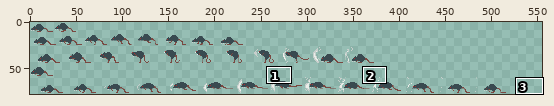
A sprite sheet gets an edit: assets/sprites/atlas.png. The picture above shows the old version from afar; the outline marks the close-up.
Close-up. Before:
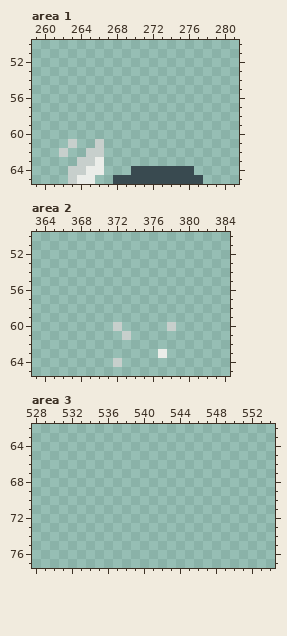
The file is 555x64 pixels. Shown: area 1: x 259..281, y 50..65; area 2: x 363..384, y 50..65; area 3: x 528..554, y 62..77. The old version is drawn lined up with the new one. The commit also changed other parts of the picture, which this record leaves out.
Now the later version:
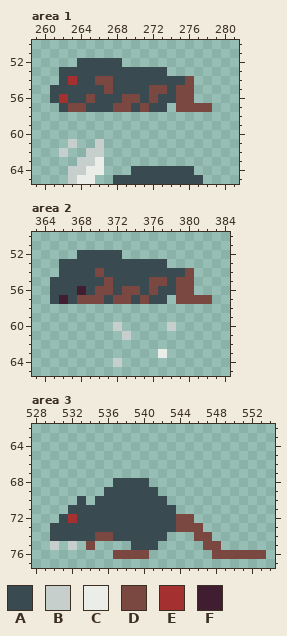
Palette (. is transparent): A #394a50  B #c7cfcc  C #ebede9  D #7a4841  E #a53030  F #411d31
Change:
canvas 555x64 -> 555x78; drawings rearranged on the sheet (the old picture shows each at its new place)
Area 1:
The author put colour A in row 52 at x 264 to 268; in row 53 at x 262 to 273; in row 54 at x 262, 264 to 265 and 268 to 275; in row 55 at x 261 to 266, 268 to 271 and 274; in row 56 at x 261, 263 to 264, 266 to 268, 271 and 273 to 274; in row 57 at x 262, 265 to 267, 270 and 272 to 273.
The author put colour D in row 54 at x 266 to 267 and 276; in row 55 at x 267, 272 to 273 and 275 to 276; in row 56 at x 265, 269 to 270, 272 and 275 to 276; in row 57 at x 263 to 264, 268 to 269, 271 and 275 to 278.
The author put colour E in row 54 at x 263; in row 56 at x 262.
Area 2:
The author put colour A in row 52 at x 368 to 372; in row 53 at x 366 to 377; in row 54 at x 366 to 369 and 371 to 379; in row 55 at x 365 to 370, 372 to 375 and 378; in row 56 at x 365 to 367, 369, 372, 375 and 377 to 378; in row 57 at x 365, 367, 371, 374 and 376 to 377.
The author put colour D in row 54 at x 370 and 380; in row 55 at x 371, 376 to 377 and 379 to 380; in row 56 at x 370 to 371, 373 to 374, 376 and 379 to 380; in row 57 at x 368 to 370, 372 to 373, 375 and 379 to 382.
The author put colour F in row 56 at x 368; in row 57 at x 366.
Area 3:
The author put colour A in row 68 at x 537 to 540; in row 69 at x 536 to 541; in row 70 at x 533 and 535 to 542; in row 71 at x 532 to 543; in row 72 at x 531 and 533 to 543; in row 73 at x 530 to 543.
The author put colour A in row 74 at x 530 to 534 and 537 to 542; in row 75 at x 539 to 541.
The author put colour B in row 75 at x 530 and 532.
The author put colour D in row 72 at x 544 to 545; in row 73 at x 544 to 546; in row 74 at x 535 to 536 and 546 to 547; in row 75 at x 534 and 547 to 548; in row 76 at x 537 to 540 and 548 to 553.
The author put colour E in row 72 at x 532.
Where, in picture pixels (left, top, right, bottom), the same in both close-ups:
added: (50, 58, 212, 112)
added: (50, 250, 212, 304)
added: (50, 478, 266, 559)
